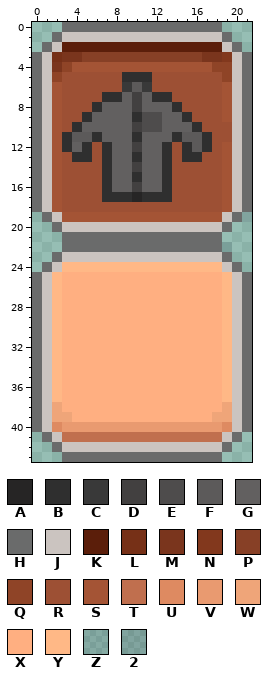
Edited in one commit: pixel-art sprite (GUI/new_assets/torso.png). Above: the version before the commit.
The file is 22x44 pixels. Pixels under 10% opacity are left out. Colours within 5 levels of each other are drawn and written as one.
Palette (. is transparent): A #262525  B #2f2f2f  C #393939  D #424040  E #4e4c4c  F #5c5a5a  G #626060  H #6a6b6b  J #cbc4c0  K #5b1e0a  L #763017  M #7a351d  N #82381d  P #874026  Q #8f4427  R #9d5034  S #a45435  T #c06f4e  U #de8a61  V #e99a70  W #efa579  X #ffaf81  Y #ffb886  Z #0a16291f  2 #0f162827
Pixels before, first column x 0:
 0 ...HHHHHHHHHHHHHHHH...
 1 ..HJJJJJJJJJJJJJJJJH..
 2 .HJKKKKKKKKKKKKKKKKJH.
 3 HJLMMPPPPPPPPPPPPMMNJH
 4 HJMQSSSSSSSSSSSSSSQQJH
 5 HJQRRRRRRBBBRRRRRRRQJH
 6 HJSRRRRRRCFCRRRRRRRSJH
 7 HJSRRRRBBGDGBBRRRRRSJH
 8 HJSRRRBGGGDGGGBRRRRSJH
 9 HJSRRBGGGGBEEGGBRRRSJH
10 HJSRBGGGGGDEEGGGBRRRJH
11 HJSBFFBGGGBGGGBFFBRRJH
12 HJSBGBRBGGDGGBRBFBRSJH
13 HJSRBBRBGGBGGBRBBRRSJH
14 HJSRRRRBGGDGGBRRRRRSJH
15 HJSRRRRBGGBGGBRRRRRSJH
16 HJSRRRRBGGDGGBRRRRRSJH
17 HJSRRRRBBBABBBRRRRRSJH
18 HJSRRRRRRRRRRRRRRRRSJH
19 .HJSSSSSSSSSSSSSSSSJH2
20 ..HJJJJJJJJJJJJJJJJH..
21 ...HHHHHHHHHHHHHHHH...
22 ...HHHHHHHHHHHHHHHHZ..
23 ..HJJJJJJJJJJJJJJJJH..
24 .HJYYYYYYYYYYYYYYYYJH.
25 HJYXXXXXXXXXXXXXXXXYJH
26 HJYXXXXXXXXXXXXXXXXYJH
27 HJYXXXXXXXXXXXXXXXXYJH
28 HJYXXXXXXXXXXXXXXXXYJH
29 HJYXXXXXXXXXXXXXXXXYJH
30 HJYXXXXXXXXXXXXXXXXYJH
31 HJYXXXXXXXXXXXXXXXXYJH
32 HJYXXXXXXXXXXXXXXXXYJH
33 HJYXXXXXXXXXXXXXXXXYJH
34 HJYXXXXXXXXXXXXXXXXYJH
35 HJYXXXXXXXXXXXXXXXXYJH
36 HJYXXXXXXXXXXXXXXXXYJH
37 HJYXXXXXXXXXXXXXXXXYJH
38 HJWXXXXXXXXXXXXXXXXWJH
39 HJWWXXXXXXXXXXXXXXWWJH
40 HJUVVVVVVVVVVVVVVVVUJH
41 .HJTTTTTTTTTTTTTTTTJH.
42 ..HJJJJJJJJJJJJJJJJH..
43 ...HHHHHHHHHHHHHHHH...
New version:
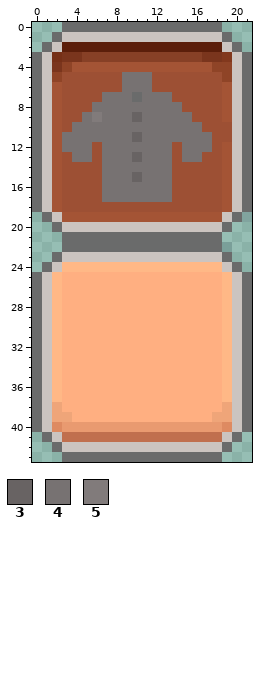
Colours new in this view: 3 #686363  4 #777272  5 #817b7b
Change:
Colour B gives way to colour 3 in row 9 at x 10; in row 11 at x 10; in row 13 at x 10; in row 15 at x 10.
Colour A gives way to colour 4 in row 17 at x 10.
Colour B gives way to colour 4 in row 5 at x 9 to 11; in row 7 at x 7 to 8 and 12 to 13; in row 8 at x 6 and 14; in row 9 at x 5 and 15; in row 10 at x 4 and 16; in row 11 at x 3, 6, 14 and 17.
Colour B gives way to colour 4 in row 12 at x 3, 5, 7, 13, 15 and 17; in row 13 at x 4 to 5, 7, 13 and 15 to 16; in rows 14 to 16 at x 7 and 13; in row 17 at x 7 to 9 and 11 to 13.
Colour C gives way to colour 4 in row 6 at x 9 and 11.
Colour D gives way to colour 4 in row 8 at x 10; in row 10 at x 10; in row 12 at x 10; in row 14 at x 10; in row 16 at x 10.
Colour E gives way to colour 4 in rows 9 to 10 at x 11 to 12.
Colour F gives way to colour 4 in row 6 at x 10; in row 11 at x 4 to 5 and 15 to 16; in row 12 at x 16.
Colour G gives way to colour 4 in row 7 at x 9 and 11; in row 8 at x 7 to 9 and 11 to 13; in row 9 at x 7 to 9 and 13 to 14; in row 10 at x 5 to 9 and 13 to 15; in row 11 at x 7 to 9 and 11 to 13; in row 12 at x 4, 8 to 9 and 11 to 12.
Colour G gives way to colour 4 in rows 13 to 16 at x 8 to 9 and 11 to 12.
Colour G gives way to colour 5 in row 9 at x 6.
Colour D gives way to colour H in row 7 at x 10.
Pixel boxes of the changes (left, top, right, bottom) in both pictures:
changed: (62, 72, 212, 202)
